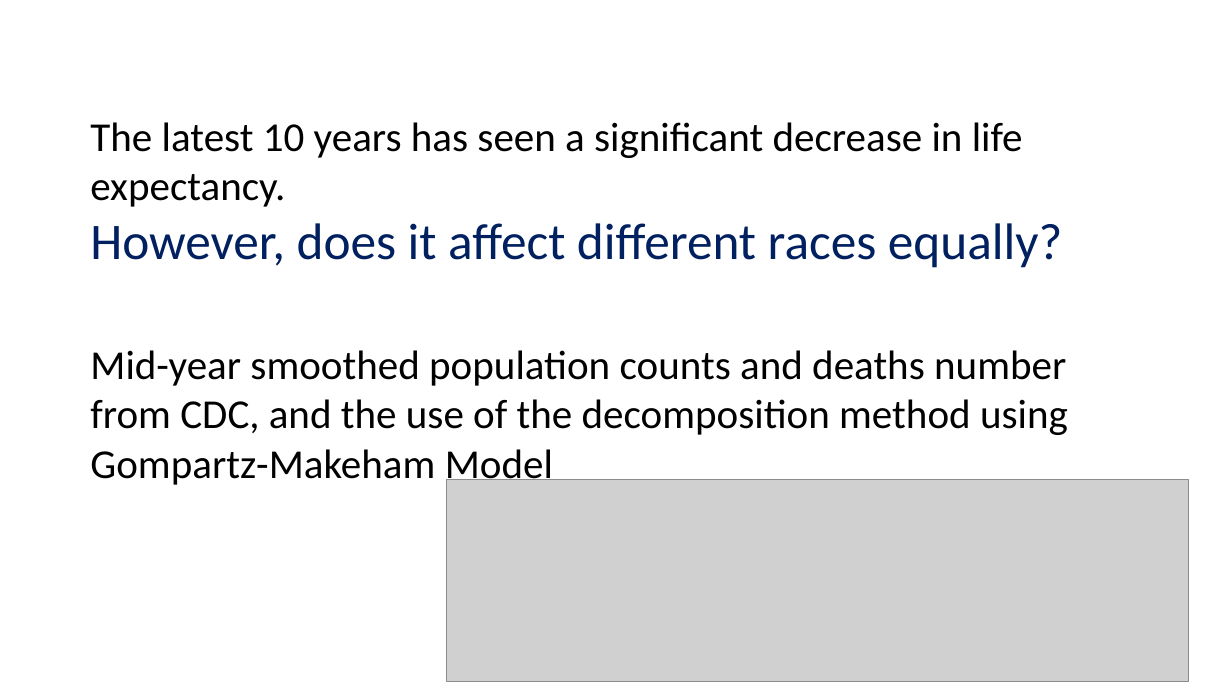
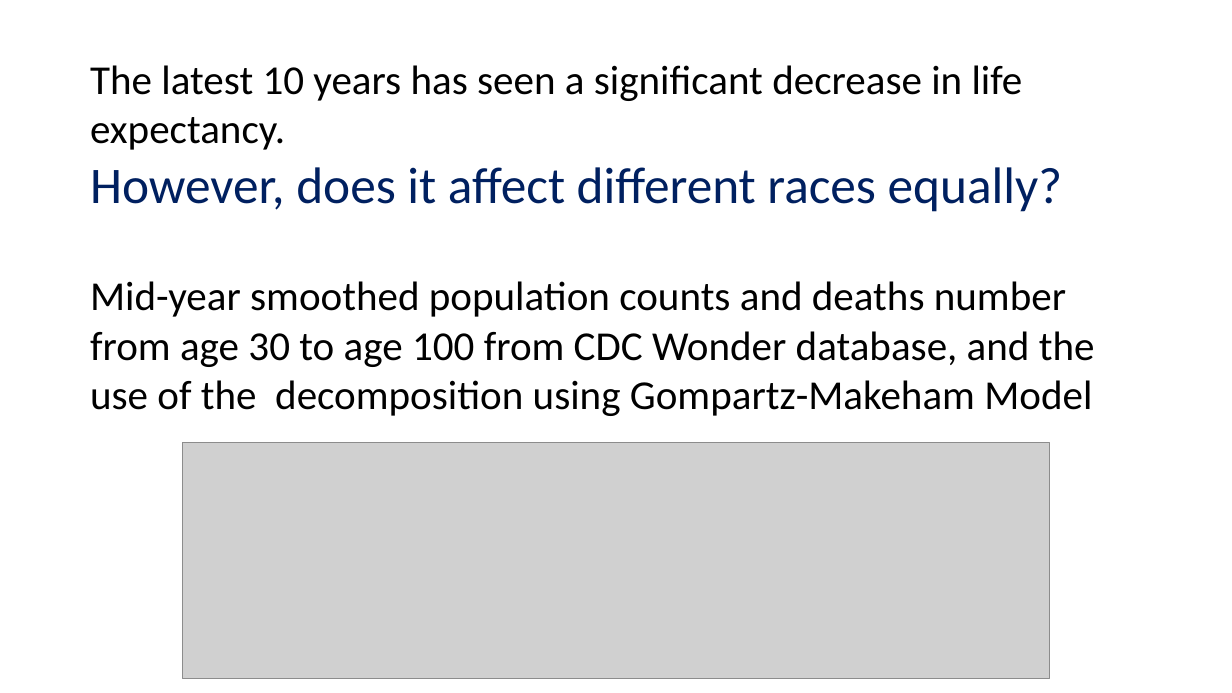
Before and after one commit to WenSu221/Gompertz_Decomp, a slide deck: slide 6 of What Changes in Life expectancy reveals about US.pptx. Drawn at 1232x693 pixels with LibreOffice and Linux fonts; fonts in the diff are those of the drawing; grey boxes stand for pictures. Boxes give left, top, right and bottom in pixels: in the first picture for what was removed or moved away, otherwise in the second. Text is boxed around its words. In the diff, an @@ line names an element or a change of style, - is before the commit and + after.

```diff
--- a/What Changes in Life expectancy reveals about US.pptx
+++ b/What Changes in Life expectancy reveals about US.pptx
@@ text "The latest 10 years has ...": place and size @@
-text "The latest 10 years has ..." at (90, 122, 1062, 268)
+text "The latest 10 years has ..." at (90, 65, 1062, 212)
@@ text at (90, 281, 1095, 416): text changed @@
-Mid-year smoothed population counts and deaths number from CDC, and the use of the decomposition method using Gompartz-Makeham Model
+Mid-year smoothed population counts and deaths number from age 30 to age 100 from CDC Wonder database, and the use of the decomposition using Gompartz-Makeham Model
@@ picture: place and size @@
-picture at (446, 480, 1189, 681)
+picture at (183, 443, 1050, 678)
```
Also in this commit, not shown: 5 other slides changed, 1 other file.
